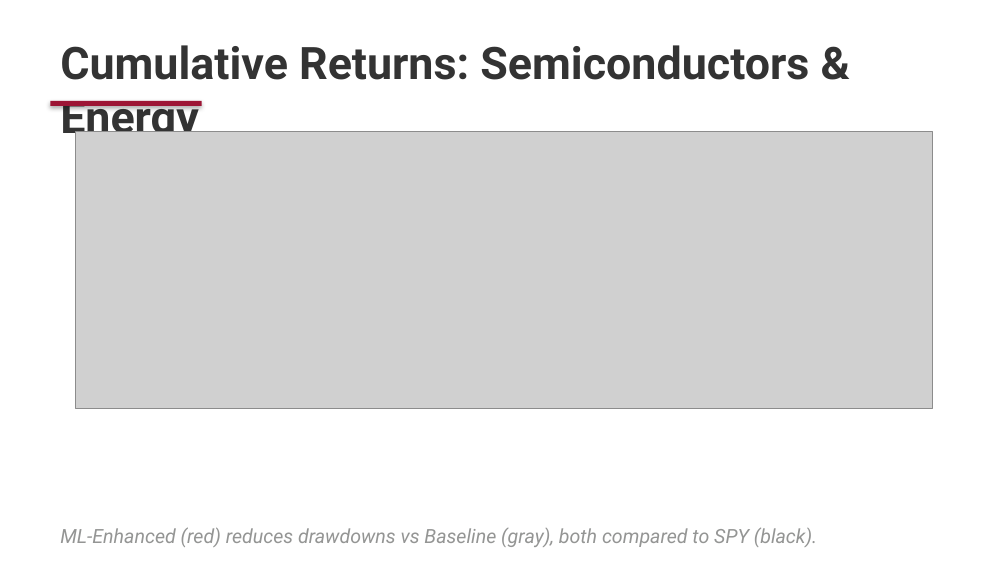
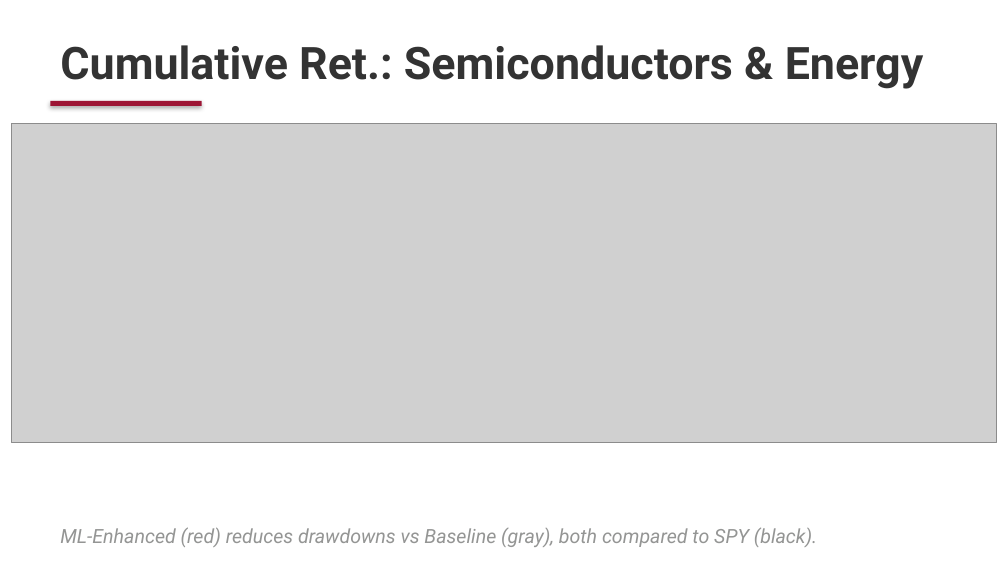
Before and after one commit to Ayan-Mahmood/QuantHFStrat, a slide deck: slide 9 of presentations/v3/FE571_Final_Presentation_v3.pptx. Drawn at 1008x567 pixels with LibreOffice and Linux fonts; fonts in the diff are those of the drawing; grey boxes stand for pictures. Boxes give left, top, right and bottom in pixels: in the first picture for what was removed or moved away, otherwise in the second. Text is boxed around its words. In the diff, an @@ line names an element or a change of style, - is before the commit and + after.

```diff
--- a/presentations/v3/FE571_Final_Presentation_v3.pptx
+++ b/presentations/v3/FE571_Final_Presentation_v3.pptx
@@ text at <box>60,45,924,89</box>: text changed @@
-Cumulative Returns: Semiconductors & Energy
+Cumulative Ret.: Semiconductors & Energy
@@ picture: place and size @@
-picture at <box>76,131,932,408</box>
+picture at <box>11,124,996,443</box>
```
Also in this commit, not shown: 9 other slides changed, 1 other file.
